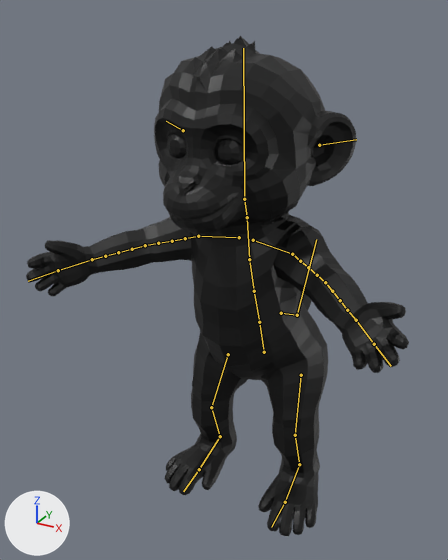
A saved change to the Blender file assets/models/monkey/tripo-hand/monkey.blend.
Both versions are drawn from a 50 mm camera at (0.498, -1.14, 1.027) aimed at (-0.064, -0.118, 0.516). Arrows for +X, +Y and +Z are at lower left; the lights stay in place. The picture after the commit comes second. Both versions are drawn at frame 1 of the action 'bind'; the numbers are the values there. The bones that bend it are drawn over the model as lines.

In view in the first picture: 'monkey'.
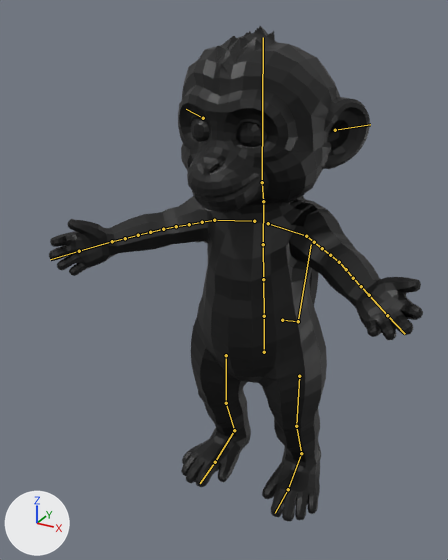
Commit message: fix(models): stand the Tripo monkey upright over the middle of its soles

Boxes [x1, y1, x2, y2] around the edits, measured in the pictures (448 x 560 px):
'monkey', posed
    before: [26, 36, 409, 536]
    after: [49, 26, 423, 521]
bone 'hips', root to tip
    before: (264, 352) to (259, 322)
    after: (264, 352) to (264, 316)
bone 'spine1', root to tip
    before: (254, 291) to (249, 259)
    after: (263, 279) to (263, 244)
bone 'chest', root to tip
    before: (249, 259) to (247, 217)
    after: (263, 244) to (263, 201)
bone 'neck', root to tip
    before: (247, 217) to (244, 199)
    after: (263, 201) to (262, 182)
bone 'head', root to tip
    before: (244, 199) to (243, 48)
    after: (262, 182) to (263, 37)
bone 'thigh_L', root to tip
    before: (301, 375) to (295, 435)
    after: (299, 376) to (296, 426)
bone 'shin_L', root to tip
    before: (295, 435) to (299, 464)
    after: (296, 426) to (301, 453)
bone 'foot_L', root to tip
    before: (299, 464) to (285, 502)
    after: (301, 453) to (288, 489)
bone 'thigh_R', root to tip
    before: (228, 354) to (211, 407)
    after: (226, 355) to (226, 403)
bone 'shin_R', root to tip
    before: (211, 407) to (220, 436)
    after: (226, 403) to (234, 430)
bone 'foot_R', root to tip
    before: (220, 436) to (199, 469)
    after: (234, 430) to (215, 462)
bone 'tail', root to tip
    before: (281, 313) to (297, 315)
    after: (282, 320) to (298, 321)

The change in detail:
Bone 'hips' (bone_hips) turns from (17, 0, 0) to (2, 0, 0) degrees about its own x, y and z.
Bone 'spine1' (bone_spine1) turns from (-4, 0, 0) to (-1, 0, 0) degrees about its own x, y and z.
Bone 'chest' (bone_chest) turns from (-4, 0, 0) to (-1, 0, 0) degrees about its own x, y and z.
Bone 'neck' (bone_neck) turns from (-4, 0, 0) to (-1, 0, 0) degrees about its own x, y and z.
Bone 'head' (bone_head) turns from (-4, 0, 0) to (-1, 0, 0) degrees about its own x, y and z.
Bone 'upper_arm_L' (bone_upper_arm_l) turns from (24, 6, -26) to (20, 5, -29) degrees about its own x, y and z.
Bone 'upper_arm_R' (bone_upper_arm_r) turns from (36, -1, 2) to (36, -2, 6) degrees about its own x, y and z.
Bone 'thigh_L' (bone_thigh_l) turns from (43, -3, 4) to (5, 0, -2) degrees about its own x, y and z.
Bone 'shin_L' (bone_shin_l) turns from (-39, -1, -5) to (-17, 0, 1) degrees about its own x, y and z.
Bone 'foot_L' (bone_foot_l) turns from (13, 0, 0) to (15, 0, 0) degrees about its own x, y and z.
Bone 'thigh_R' (bone_thigh_r) turns from (43, 3, -4) to (5, 0, 2) degrees about its own x, y and z.
Bone 'shin_R' (bone_shin_r) turns from (-39, 1, 5) to (-17, 0, -1) degrees about its own x, y and z.
Bone 'foot_R' (bone_foot_r) turns from (13, 0, 0) to (15, 0, 0) degrees about its own x, y and z.
Bone 'tail' (bone_tail) turns from (-17, 0, 0) to (-2, 0, 0) degrees about its own x, y and z.
